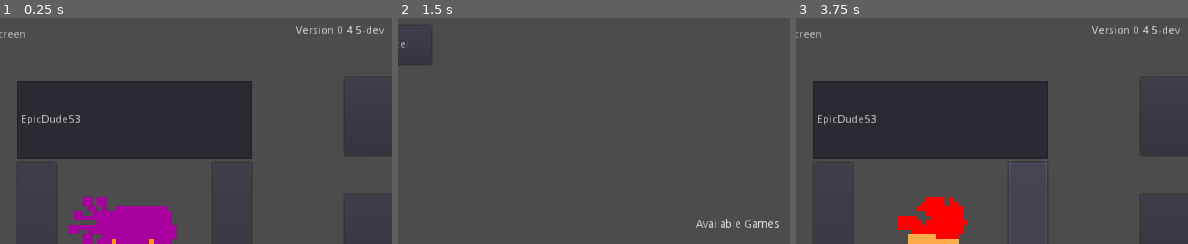
Above: before the commit, frames 1-3 (left to right).
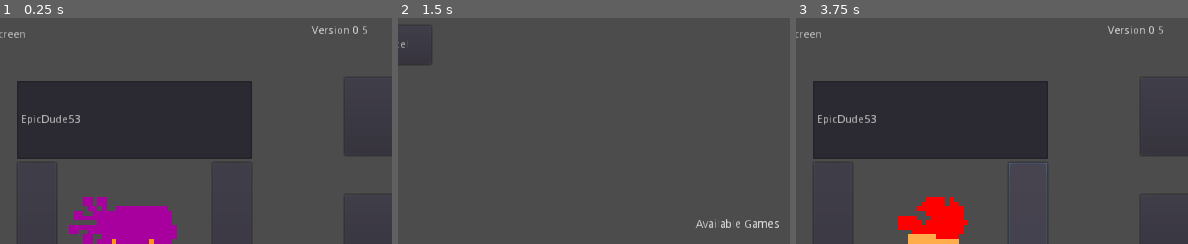
Above: after the commit, the same moments.

Repository: Iddmeister/BadStars
Game: Godot game, scene res://Scenes/UI/LoadingScreen.tscn
Two runs of this game, one before a commit and one after it. Both use one fixed random seed, a clock stepped at 60 frames per second and the inputs below. The engine's default icon, where the game draws it, is replaced by a stand-in: a white triangle on a blue panel in a dark square.
Inputs (mouse positions are % of the whole screen's width and height, from its top left):
- Up to frame 1 (0.25 s): no input
- Up to frame 2 (1.5 s): click (75, 85) at 0.52 s; type "12" at 0.6 s; click "Find Game" at 1.25 s
- Up to frame 3 (3.75 s): click "Cancel" at 2 s; click "<" at 2.75 s; click ">" at 3.5 s
The pictures show only the part of the screen within x 7-57%, y 0-50%; the shares and areas given below are measured in that part.

The runs differ from the first frame. In frame 1, 0.3% of the frame differs, in the area x 75-98%, y 3-8%; in frame 2, nothing differs; in frame 3, 0.3%.

Commit message:
Hopefully removed exports from repo

Diff:
--- a/Scripts/Globals.gd
+++ b/Scripts/Globals.gd
@@ -8,7 +8,7 @@
 
 var mobile = false
 
-var version = "0.4.5-dev"
+var version = "0.5"
 
 var bounds = Vector2(2144, 1984)
 
Not shown, changed: export_presets.cfg
Not shown, changed: Exports/Android/BadStars.apk
Not shown, changed: Exports/Linux/BadStars.pck
Not shown, changed: Exports/Linux/BadStars.x86_64
Not shown, changed: Exports/Windows/BadStars.exe
Not shown, changed: Exports/Windows/BadStars.pck
